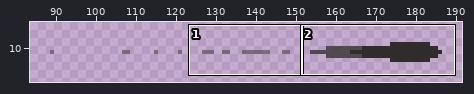
One commit to this pixel-art file: 과거시험 시제/이미지 작업/effect/atkEffect.aseprite. The picture above shows the old version from afar; the outline marks the close-up.
Close-up. Before the edit:
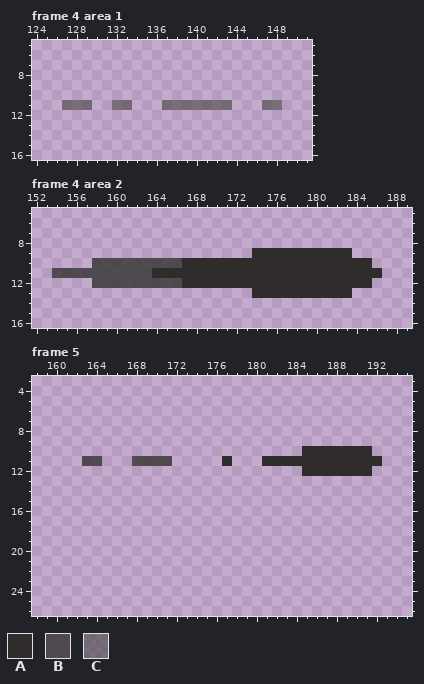
196x32 pixels, 6 frames. Colours within 5 levels of each other are drawn and written as one. Shown: frame 4 area 1: x 124..151, y 5..16; frame 4 area 2: x 152..189, y 5..16; frame 5: x 158..195, y 3..26. The wide view leaves out empty margins. The commit also changed other frames or places, which this record leaves out.
Palette (. is transparent): A #292725f5  B #373536d1  C #504e4ca8
The result:
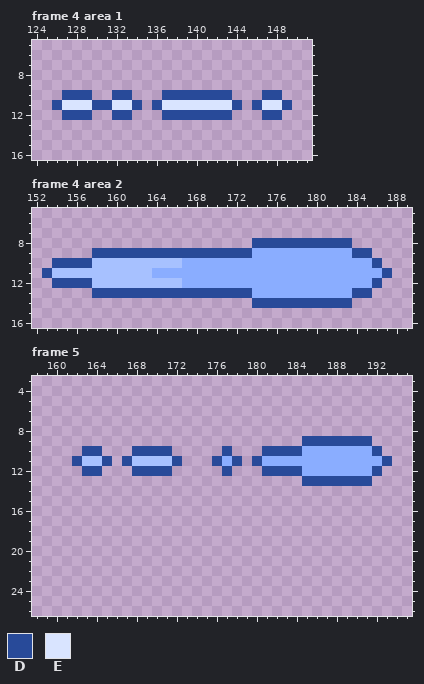
Colours new in this view: D #284a99  E #d9e4ff
Changes in this commit:
colour A: #292725f5 -> #8aadff
colour B: #373536d1 -> #a7c1ff
Changed rows in their new state; - is a pixel that keeps its letter.
Frame 4 area 1, layers "effect", "Layer 1":
first column x 126:
10 -DDD--DD---DDDDDDD---DD-
11 DEEEDDEED-DEEEEEEED-DEED
12 -DDD--DD---DDDDDDD---DD-
Frame 4 area 2, layer "Layer 1":
first column x 153:
 8 ---------------------DDDDDDDDDD----
 9 -----DDDDDDDDDDDDDDDD----------DD--
10 -DDDD----------------------------D-
11 D---------------------------------D
12 -DDDD----------------------------D-
13 -----DDDDDDDDDDDDDDDD----------DD--
14 ---------------------DDDDDDDDDD----
Frame 5, layer "Layer 1":
first column x 162:
 9 -----------------------DDDDDDD--
10 -DD---DDDD-----D---DDDD-------D-
11 D--D-D----D---D-D-D------------D
12 -DD---DDDD-----D---DDDD-------D-
13 -----------------------DDDDDDD--
Boxes around the changes in both close-ups, in picture pixels (x1, y1, x2, y2):
changed: (52, 90, 292, 120)
changed: (42, 238, 392, 308)
changed: (212, 436, 392, 486)
changed: (72, 446, 182, 476)
